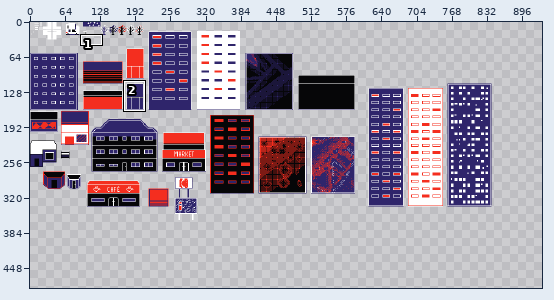
Edited in one commit: pixel-art file (Assets/Aseprite/city-tileset.aseprite). Above, an overview of the earlier version with the close-up marked.
Close-up. First the earlier version:
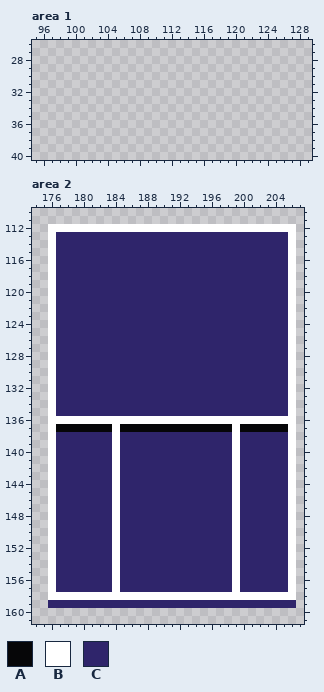
872x448 pixels, 1 frame. Shown: area 1: x 95..129, y 26..40; area 2: x 174..207, y 110..161. The old version is drawn lined up with the new one, on the new canvas. The wide view leaves out empty margins. The commit also changed other parts of the picture, which this record leaves out.
Palette (. is transparent): A #060608  B #ffffff  C #2f256b
Pixels before, area 2, first column x 176:
112 BBBBBBBBBBBBBBBBBBBBBBBBBBBBBBB
113 BCCCCCCCCCCCCCCCCCCCCCCCCCCCCCB
114 BCCCCCCCCCCCCCCCCCCCCCCCCCCCCCB
115 BCCCCCCCCCCCCCCCCCCCCCCCCCCCCCB
116 BCCCCCCCCCCCCCCCCCCCCCCCCCCCCCB
117 BCCCCCCCCCCCCCCCCCCCCCCCCCCCCCB
118 BCCCCCCCCCCCCCCCCCCCCCCCCCCCCCB
119 BCCCCCCCCCCCCCCCCCCCCCCCCCCCCCB
120 BCCCCCCCCCCCCCCCCCCCCCCCCCCCCCB
121 BCCCCCCCCCCCCCCCCCCCCCCCCCCCCCB
122 BCCCCCCCCCCCCCCCCCCCCCCCCCCCCCB
123 BCCCCCCCCCCCCCCCCCCCCCCCCCCCCCB
124 BCCCCCCCCCCCCCCCCCCCCCCCCCCCCCB
125 BCCCCCCCCCCCCCCCCCCCCCCCCCCCCCB
126 BCCCCCCCCCCCCCCCCCCCCCCCCCCCCCB
127 BCCCCCCCCCCCCCCCCCCCCCCCCCCCCCB
128 BCCCCCCCCCCCCCCCCCCCCCCCCCCCCCB
129 BCCCCCCCCCCCCCCCCCCCCCCCCCCCCCB
130 BCCCCCCCCCCCCCCCCCCCCCCCCCCCCCB
131 BCCCCCCCCCCCCCCCCCCCCCCCCCCCCCB
132 BCCCCCCCCCCCCCCCCCCCCCCCCCCCCCB
133 BCCCCCCCCCCCCCCCCCCCCCCCCCCCCCB
134 BCCCCCCCCCCCCCCCCCCCCCCCCCCCCCB
135 BCCCCCCCCCCCCCCCCCCCCCCCCCCCCCB
136 BBBBBBBBBBBBBBBBBBBBBBBBBBBBBBB
137 BAAAAAAABAAAAAAAAAAAAAABAAAAAAB
138 BCCCCCCCBCCCCCCCCCCCCCCBCCCCCCB
139 BCCCCCCCBCCCCCCCCCCCCCCBCCCCCCB
140 BCCCCCCCBCCCCCCCCCCCCCCBCCCCCCB
141 BCCCCCCCBCCCCCCCCCCCCCCBCCCCCCB
142 BCCCCCCCBCCCCCCCCCCCCCCBCCCCCCB
143 BCCCCCCCBCCCCCCCCCCCCCCBCCCCCCB
144 BCCCCCCCBCCCCCCCCCCCCCCBCCCCCCB
145 BCCCCCCCBCCCCCCCCCCCCCCBCCCCCCB
146 BCCCCCCCBCCCCCCCCCCCCCCBCCCCCCB
147 BCCCCCCCBCCCCCCCCCCCCCCBCCCCCCB
148 BCCCCCCCBCCCCCCCCCCCCCCBCCCCCCB
149 BCCCCCCCBCCCCCCCCCCCCCCBCCCCCCB
150 BCCCCCCCBCCCCCCCCCCCCCCBCCCCCCB
151 BCCCCCCCBCCCCCCCCCCCCCCBCCCCCCB
152 BCCCCCCCBCCCCCCCCCCCCCCBCCCCCCB
153 BCCCCCCCBCCCCCCCCCCCCCCBCCCCCCB
154 BCCCCCCCBCCCCCCCCCCCCCCBCCCCCCB
155 BCCCCCCCBCCCCCCCCCCCCCCBCCCCCCB
156 BCCCCCCCBCCCCCCCCCCCCCCBCCCCCCB
157 BCCCCCCCBCCCCCCCCCCCCCCBCCCCCCB
158 BBBBBBBBBBBBBBBBBBBBBBBBBBBBBBB
159 CCCCCCCCCCCCCCCCCCCCCCCCCCCCCCC
And afterwards:
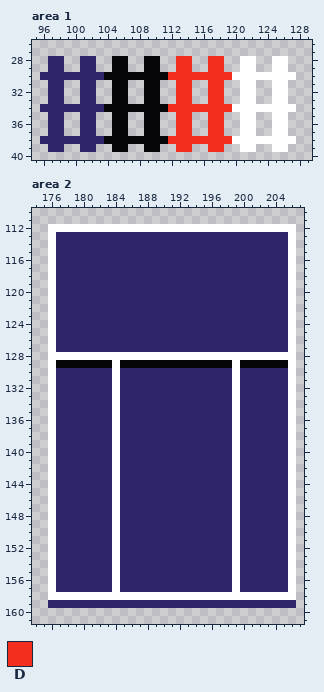
Colours new in this view: D #f42e1f
Edits made:
canvas 872x448 -> 968x616
Area 1:
The edit adds colour A in rows 28 to 29 at x 105 to 106 and 109 to 110; in row 30 at x 104 to 111; in rows 31 to 33 at x 105 to 106 and 109 to 110; in row 34 at x 104 to 111; in rows 35 to 37 at x 105 to 106 and 109 to 110; in row 38 at x 104 to 111.
The edit adds colour A in row 39 at x 105 to 106 and 109 to 110.
The edit adds colour B in rows 28 to 29 at x 121 to 122 and 125 to 126; in row 30 at x 120 to 127; in rows 31 to 33 at x 121 to 122 and 125 to 126; in row 34 at x 120 to 127; in rows 35 to 37 at x 121 to 122 and 125 to 126; in row 38 at x 120 to 127.
The edit adds colour B in row 39 at x 121 to 122 and 125 to 126.
The edit adds colour C in rows 28 to 29 at x 97 to 98 and 101 to 102; in row 30 at x 96 to 103; in rows 31 to 33 at x 97 to 98 and 101 to 102; in row 34 at x 96 to 103; in rows 35 to 37 at x 97 to 98 and 101 to 102; in row 38 at x 96 to 103.
The edit adds colour C in row 39 at x 97 to 98 and 101 to 102.
The edit adds colour D in rows 28 to 29 at x 113 to 114 and 117 to 118; in row 30 at x 112 to 119; in rows 31 to 33 at x 113 to 114 and 117 to 118; in row 34 at x 112 to 119; in rows 35 to 37 at x 113 to 114 and 117 to 118; in row 38 at x 112 to 119.
The edit adds colour D in row 39 at x 113 to 114 and 117 to 118.
Area 2:
Colour C gives way to colour A in row 129 at x 177 to 183, 185 to 198 and 200 to 205.
Colour C gives way to colour B in row 128 at x 177 to 205; in rows 129 to 135 at x 184 and 199.
Colour A gives way to colour C in row 137 at x 177 to 183, 185 to 198 and 200 to 205.
Colour B gives way to colour C in row 136 at x 177 to 183, 185 to 198 and 200 to 205.
